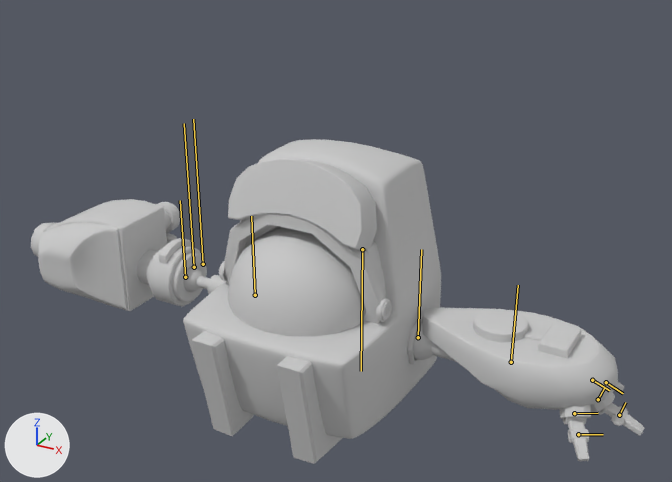
An edit to the FBX model resource/ani/캐릭터/New_Drone_FW02/FW02_Attack_001.FBX, drawn before and after from the same camera.
Before and after are seen from a 50 mm camera at (1.77, -2.98, 2.22) aimed at (-0.13, 0.48, 0.49). Every picture has the same lights, and +X, +Y and +Z are marked at lower left. The bones that bend it are drawn over the model as lines.

Names of what the first picture shows: 'Drone_Basic', 'Drone_Basic_Head'.
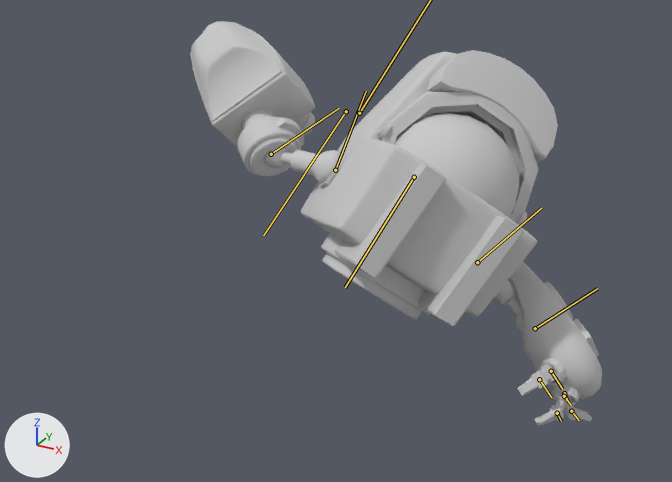
The newer file adds an action. The first version stands in its rest pose; the second is drawn at frame 37 of the action 'Drone_New_Attack05_03'.

What the commit changed:
Bone 'Drone_body_Bone' (bone_drone_body_bone) moves from (0.0, 0.0, 0.0) to (-55.1, -17.9, 0.0).
Bone 'Drone_body_Bone' (bone_drone_body_bone) turns from (0, 0, 0) to (-22, -39, -22) degrees about its own x, y and z.
Bone 'Drone_arm_Bone001' (bone_drone_arm_bone001) turns from (0, 0, 0) to (0, -20, -19) degrees about its own x, y and z.
Bone 'Bone003' (bone_bone003) turns from (0, 0, 0) to (9, -32, -12) degrees about its own x, y and z.
Bone 'Drone_finger_Bone002' (bone_drone_finger_bone002) turns from (0, 0, 0) to (0, 27, 0) degrees about its own x, y and z.
Bone 'Bone006' (bone_bone006) turns from (0, 0, 0) to (0, 45, 0) degrees about its own x, y and z.
Bone 'Drone_finger_Bone001' (bone_drone_finger_bone001) turns from (0, 0, 0) to (0, 18, 0) degrees about its own x, y and z.
Bone 'Bone005' (bone_bone005) turns from (0, 0, 0) to (0, 45, 0) degrees about its own x, y and z.
Bone 'Drone_finger_Bone003' (bone_drone_finger_bone003) turns from (0, 0, 0) to (0, 21, 0) degrees about its own x, y and z.
Bone 'Bone007' (bone_bone007) turns from (0, 0, 0) to (0, 40, 0) degrees about its own x, y and z.
Bone 'Drone_arm_Bone002' (bone_drone_arm_bone002) turns from (0, 0, 0) to (11, -48, -18) degrees about its own x, y and z.
Bone 'Bone008' (bone_bone008) turns from (0, 0, 0) to (7, -4, 39) degrees about its own x, y and z.
Bone 'Drone_face_Bone' (bone_drone_face_bone) turns from (0, 0, 0) to (-170, 0, 0) degrees about its own x, y and z.

Boxes (x1, y1, x2, y2) around the edits, measured in the pictures (672 x 482 px):
'Drone_Basic', posed (33% narrower, 25% taller): before (31, 139, 644, 464); after (190, 21, 602, 426)
'Drone_Basic_Head', posed (10% narrower): before (228, 227, 366, 337); after (395, 113, 519, 218)
bone 'Drone_body_Bone', root to tip: before (362, 249) to (361, 371); after (414, 177) to (345, 287)
bone 'Drone_arm_Bone001', root to tip: before (418, 337) to (421, 249); after (477, 262) to (541, 208)
bone 'Bone003', root to tip: before (511, 362) to (518, 285); after (535, 328) to (597, 288)
bone 'Drone_finger_Bone002', root to tip: before (598, 399) to (604, 388); after (564, 393) to (568, 402)
bone 'Bone006', root to tip: before (619, 415) to (625, 402); after (557, 413) to (561, 421)
bone 'Drone_finger_Bone001', root to tip: before (574, 413) to (598, 413); after (551, 371) to (562, 389)
bone 'Bone005', root to tip: before (578, 434) to (603, 434); after (539, 379) to (551, 397)
bone 'Drone_finger_Bone003', root to tip: before (592, 380) to (609, 390); after (564, 396) to (571, 405)
bone 'Bone007', root to tip: before (606, 382) to (623, 393); after (571, 411) to (579, 420)
bone 'Drone_arm_Bone002', root to tip: before (255, 295) to (251, 216); after (335, 170) to (366, 91)
bone 'Bone008', root to tip: before (185, 277) to (180, 200); after (271, 154) to (339, 108)
bone 'Drone_face_Bone', root to tip: before (194, 267) to (184, 123); after (346, 111) to (263, 235)
